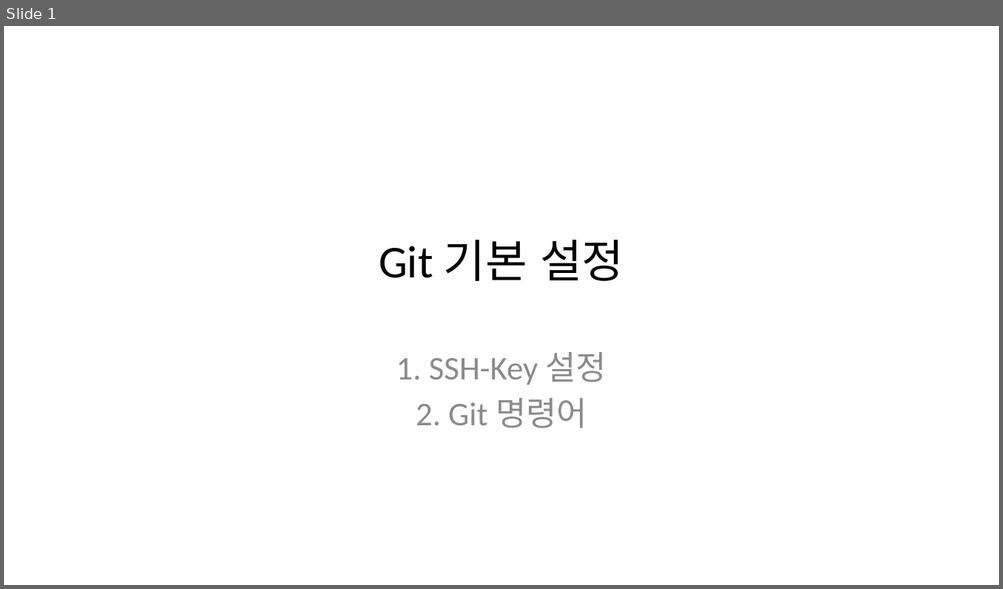
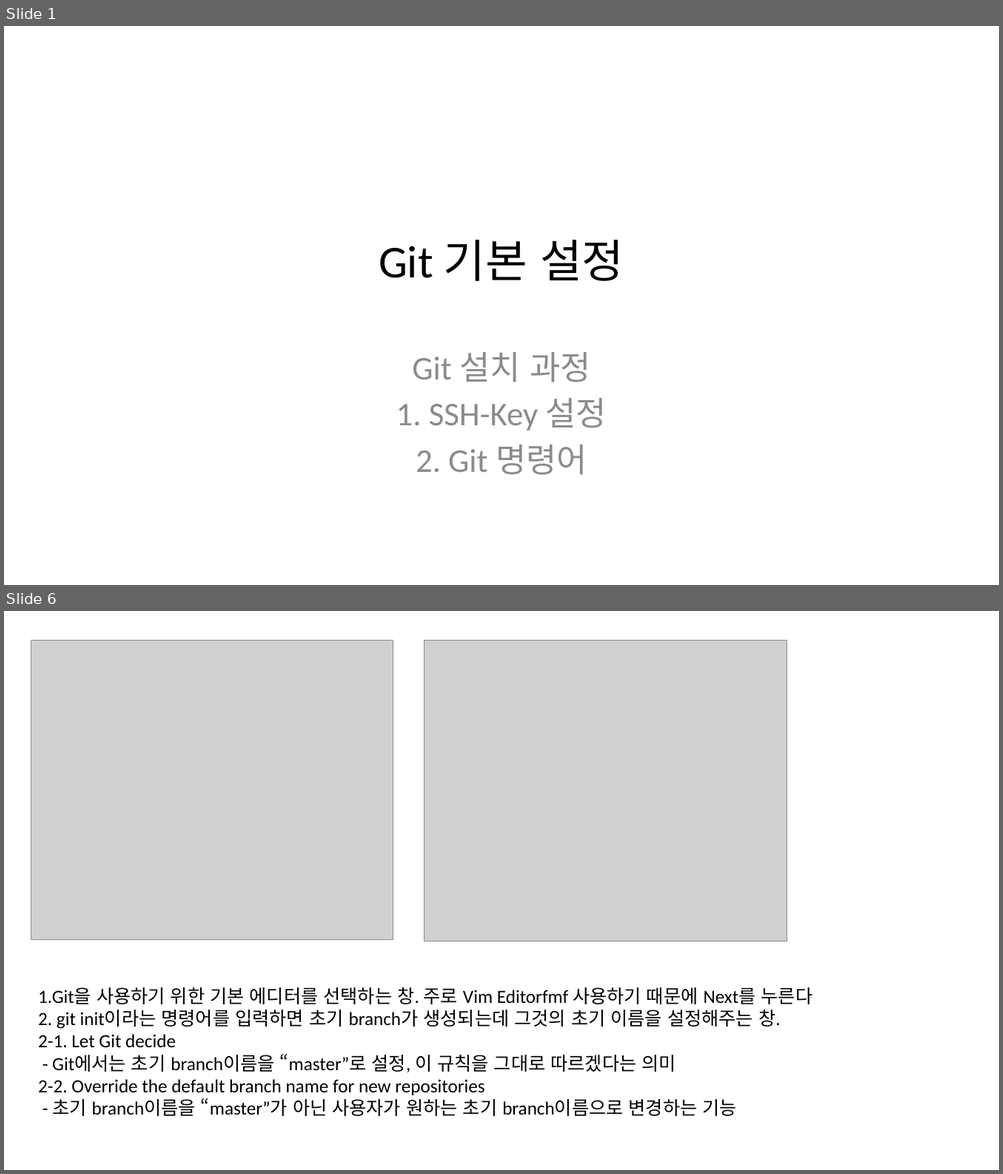
Before and after one commit to ChaeSung-Lee/DJ_InternShip, a slide deck: 2021_Summer/jp.hong/Git_Manual.pptx. Shown one above the other, each under a label of ours: slide 1 before the commit, slides 1 and 6 after it; the slides between them are not shown. The pictures are 1003x589 and 1003x1174 pixels, drawn with LibreOffice and Linux fonts; fonts in the diff are those of the drawing; grey boxes stand for pictures. Boxes give left, top, right and bottom in pixels: in the first picture for what was removed or moved away, otherwise in the second. Text is boxed around its words. In the diff, an @@ line names an element or a change of style, - is before the commit and + after.

```diff
--- a/2021_Summer/jp.hong/Git_Manual.pptx
+++ b/2021_Summer/jp.hong/Git_Manual.pptx
@@ slide 6 added at (x1=4, y1=611, x2=999, y2=1170), background #FFFFFF @@
@@ picture added at (x1=31, y1=640, x2=392, y2=940) @@
@@ picture added at (x1=424, y1=640, x2=787, y2=942) @@
@@ text added at (x1=38, y1=988, x2=813, y2=1116), 18 pt, text #000000 @@
+1.Git을 사용하기 위한 기본 에디터를 선택하는 창. 주로 Vim Editorfmf 사용하기 때문에 Next를 누른다
+2. git init이라는 명령어를 입력하면 초기 branch가 생성되는데 그것의 초기 이름을 설정해주는 창.
+2-1. Let Git decide
+- Git에서는 초기 branch이름을 “master”로 설정, 이 규칙을 그대로 따르겠다는 의미
+2-2. Override the default branch name for new repositories
+- 초기 branch이름을 “master”가 아닌 사용자가 원하는 초기 branch이름으로 변경하는 기능
@@ slide 1 changed as well @@
@@ subtitle at (x1=412, y1=352, x2=590, y2=383): paragraph added @@
+Git 설치 과정
```
Also in this commit, not shown: 4 other slides changed, 13 other slides added, 3 other files.
